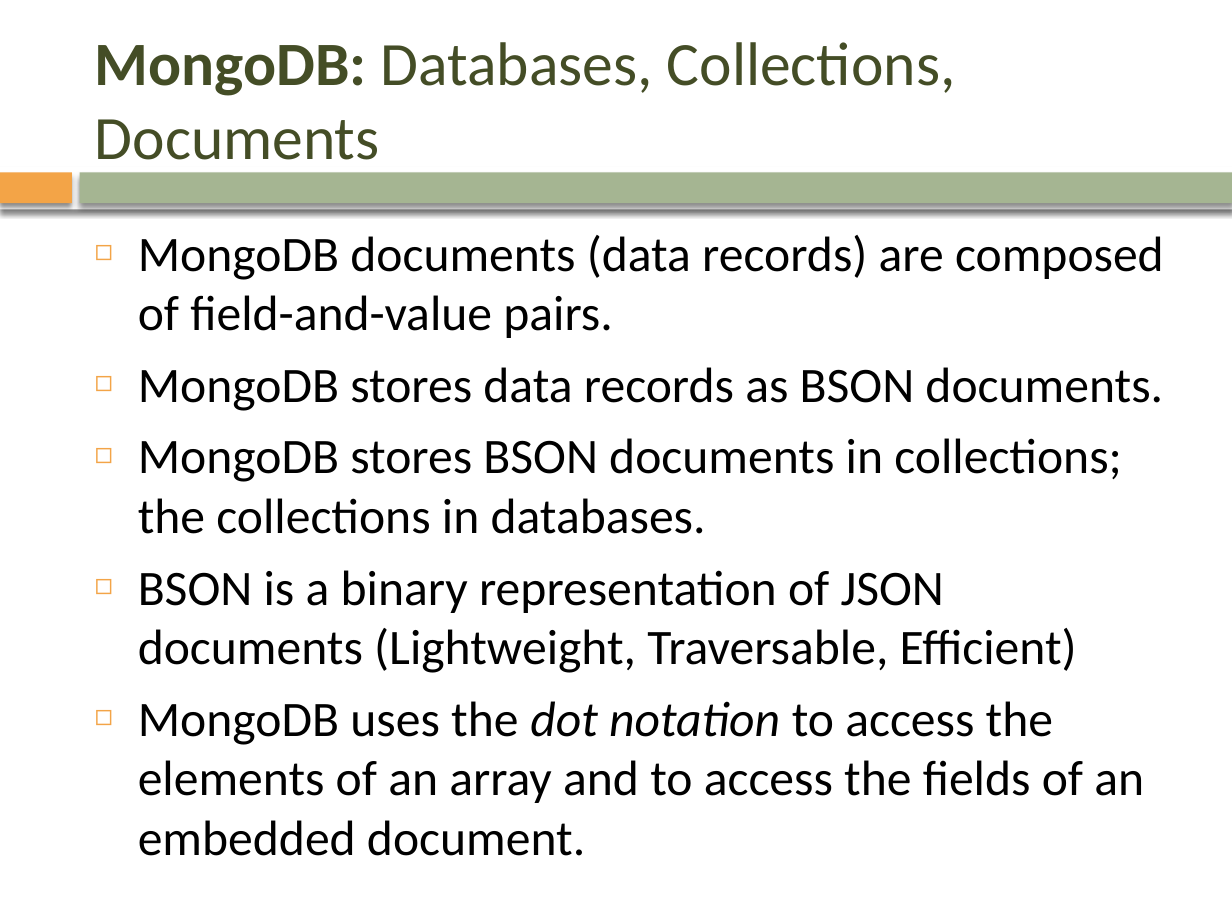
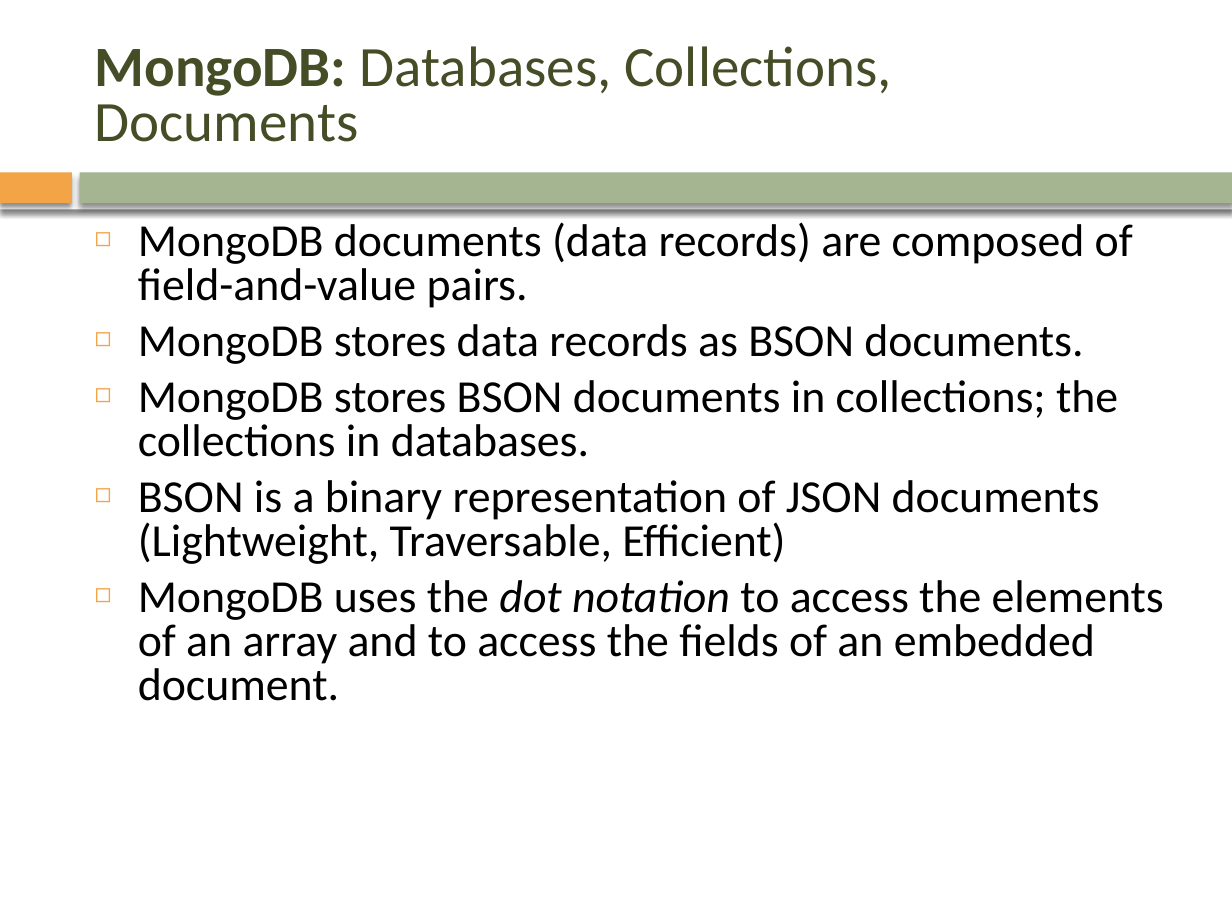
Before and after one commit to mrviit/notes, a slide deck: slide 26 of pp_template/nonsql/NoSQL.pptx. Drawn at 1232x924 pixels with LibreOffice and Linux fonts; fonts in the diff are those of the drawing; background and template pictures are left out. Boxes give left, top, right and bottom in pixels: in the first picture for what was removed or moved away, otherwise in the second. Text is boxed around its words. In the diff, an @@ line names an element or a change of style, - is before the commit and + after.

```diff
--- a/pp_template/nonsql/NoSQL.pptx
+++ b/pp_template/nonsql/NoSQL.pptx
@@ text "MongoDB: Databases, Collections, Documents" at <box>95,46,891,142</box>: size 36 to 33.3 pt; line spacing 1 to 0.8 @@
@@ text "MongoDB documents (data records) are ..." at <box>138,222,1164,701</box>: size 29 to 26.8 pt; line spacing 1 to 0.8 @@
```
Also in this commit, not shown: 22 other slides changed, 3 slides removed, 2 other files.
